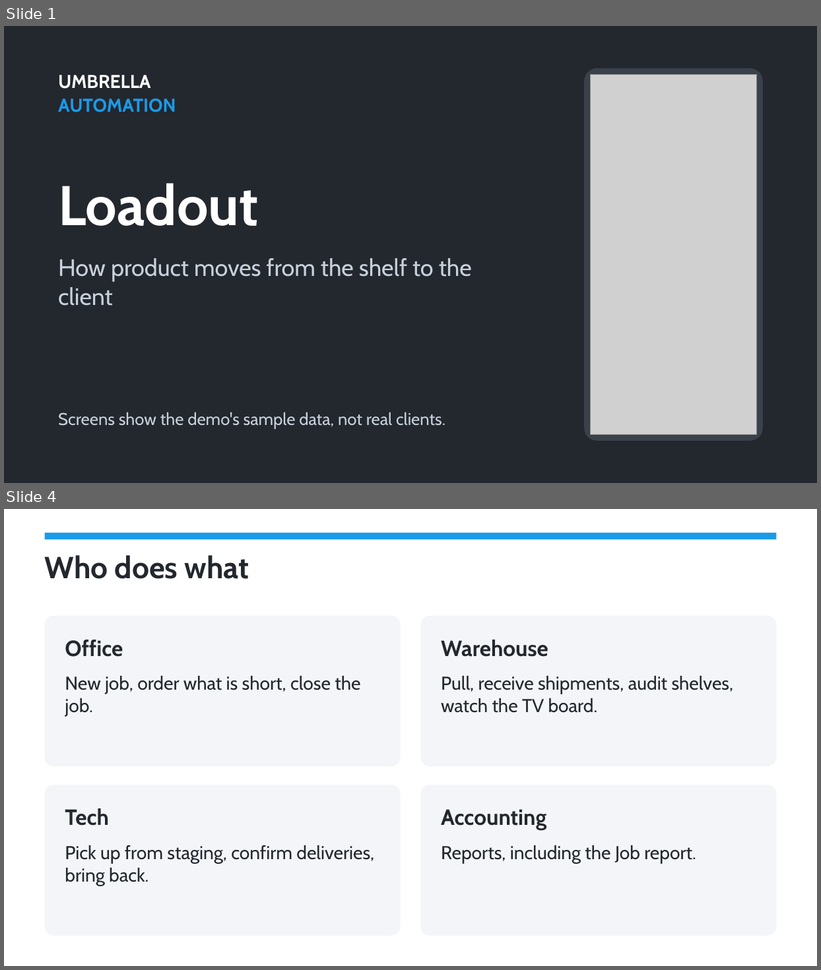
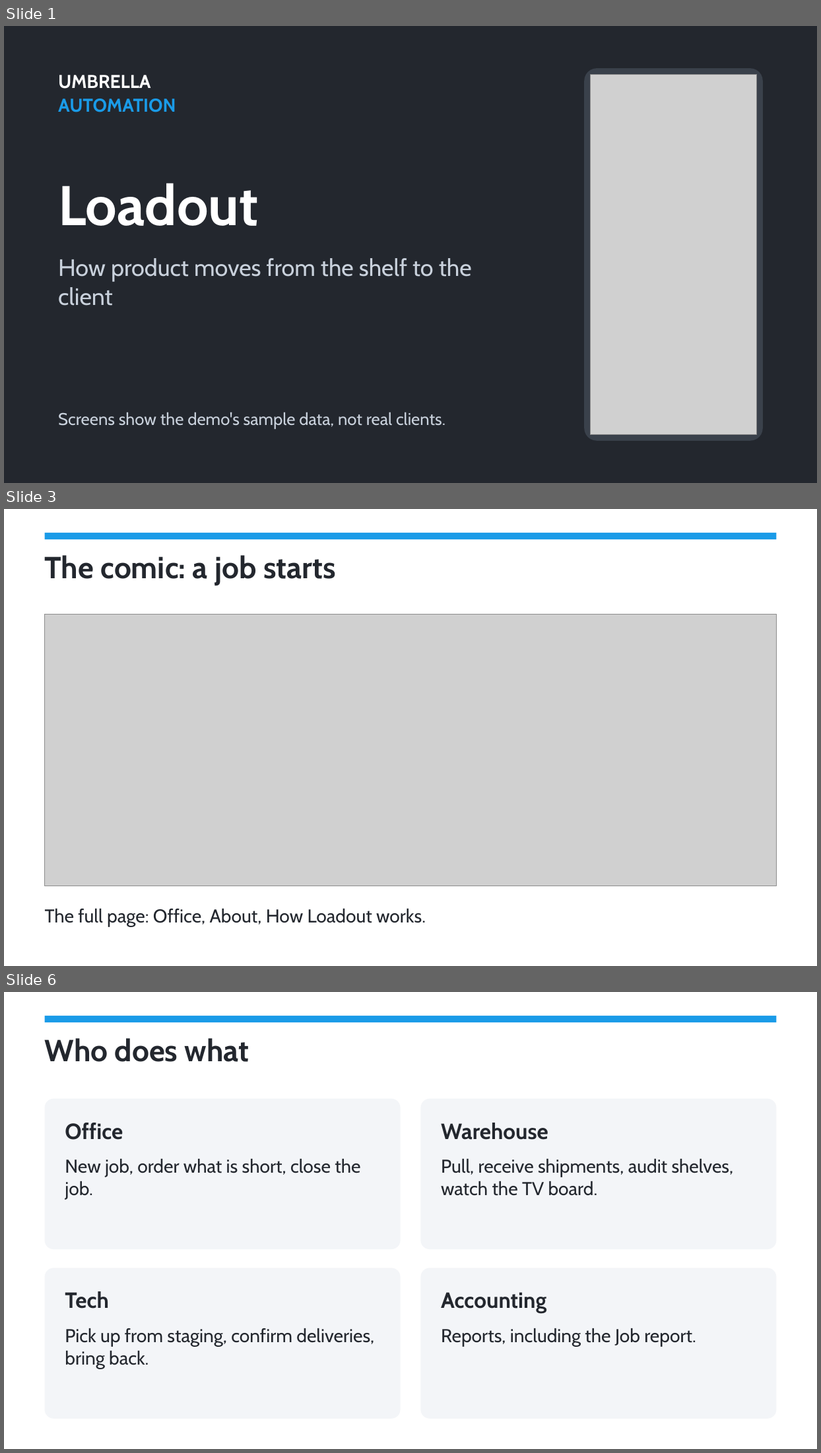
Before and after one commit to frank-umbrella/dev, a slide deck: loadout/training/Loadout-how-it-works.pptx. Shown one above the other, each under a label of ours: slides 1 and 4 before the commit, slides 1, 3 and 6 after it; the slides between them are not shown. The pictures are 821x970 and 821x1453 pixels, drawn with LibreOffice and Linux fonts; fonts in the diff are those of the drawing; grey boxes stand for pictures. Boxes give left, top, right and bottom in pixels: in the first picture for what was removed or moved away, otherwise in the second. Text is boxed around its words. In the diff, an @@ line names an element or a change of style, - is before the commit and + after.

```diff
--- a/loadout/training/Loadout-how-it-works.pptx
+++ b/loadout/training/Loadout-how-it-works.pptx
@@ slide 3 added at <box>4,509,817,966</box>, background #FFFFFF @@
@@ rectangle added at <box>45,533,777,539</box>, fill #1A9BE8 @@
@@ text added at <box>45,555,336,586</box>, 36 pt, text #23272E, bold @@
+The comic: a job starts
@@ picture added at <box>45,614,777,886</box> @@
@@ text added at <box>45,909,426,927</box>, 22 pt, text #23272E @@
+The full page: Office, About, How Loadout works.
@@ what was slide 4 is now slide 6 @@
```
Also in this commit, not shown: 2 slides changed, 2 other slides added, 1 slide removed, 11 other files.
